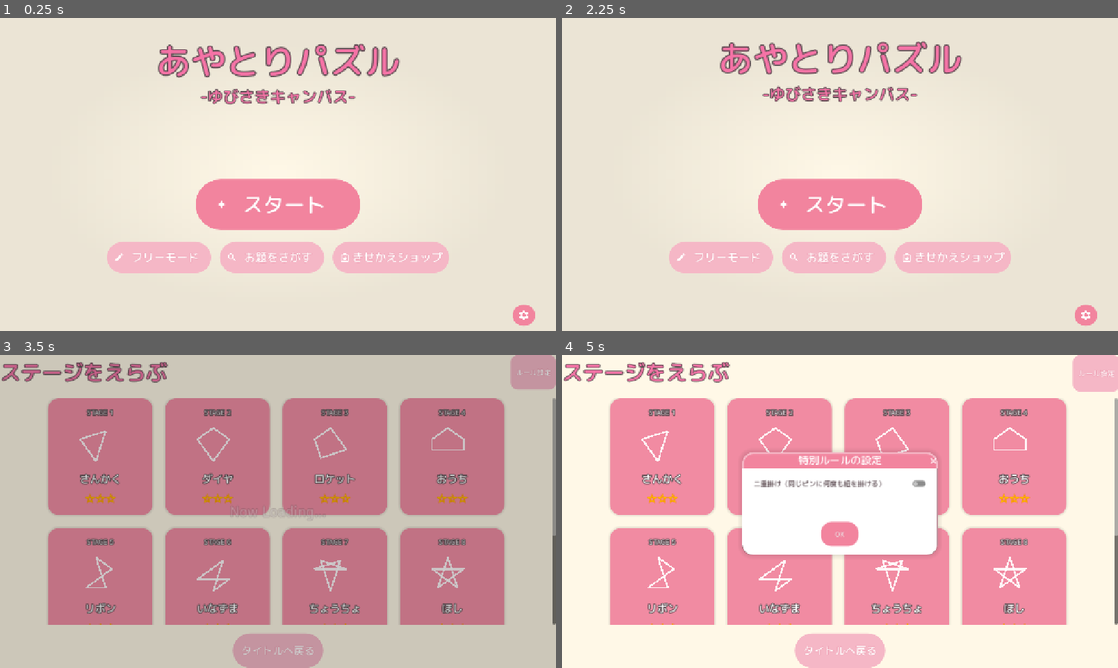
Above: before the commit, frames 1-4 (two rows, left to right).
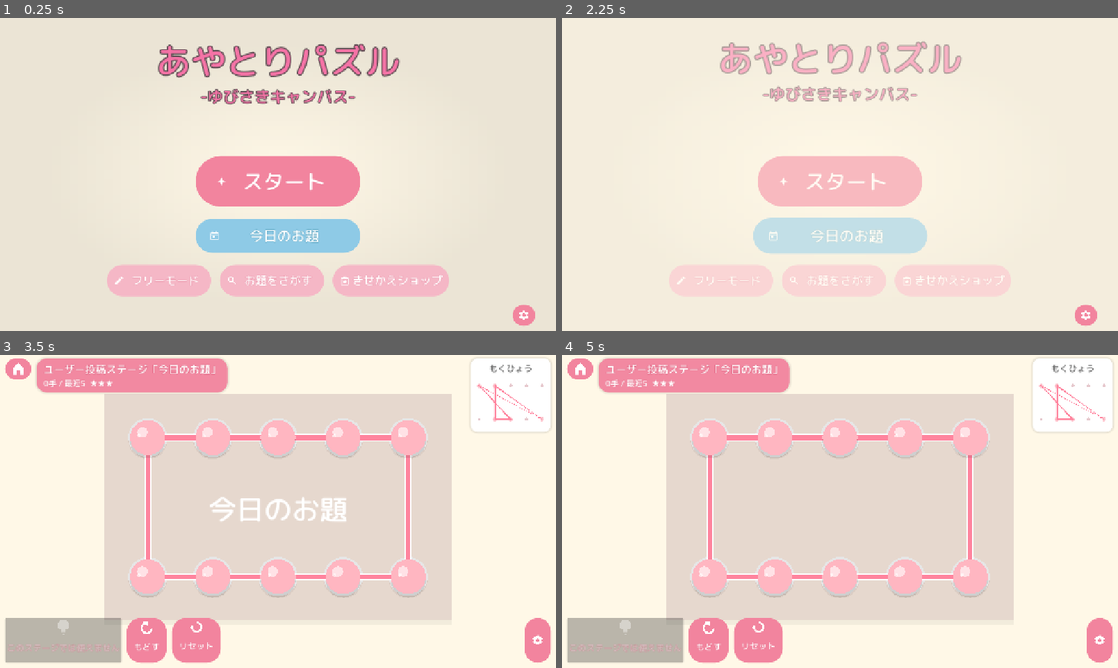
Above: after the commit, the same moments.

Repository: Omezi42/ayatori
Game: Godot game, scene res://scenes/Title.tscn
Two runs of this game, one before a commit and one after it. Both use one fixed random seed, a clock stepped at 60 frames per second and the inputs below.
Inputs (mouse positions are in pixels of both pictures, inside the frame that each line leads up to):
- Up to frame 1 (0.25 s): no input
- Up to frame 2 (2.25 s): click "フリーモード" at 0.5 s; click (578, 30) at 1.27 s; click (840, 237) at 2 s, where only the run after the commit has a clickable "今日のお題"
- Up to frame 3 (3.5 s): click (278, 542) at 2.75 s, where only the run before the commit has a clickable "スタート"
- Up to frame 4 (5 s): click (840, 649) at 3.5 s, where only the run before the commit has a clickable "タイトルへ戻る"; click (1095, 373) at 4.25 s, where only the run before the commit has a clickable "ルール設定"

The runs differ from the first frame. In frame 1, 14% of the frame differs, in the area x 19-81%, y 44-90%; in frame 2, 16%; in frame 3, 97%, in the area x 0-100%, y 0-100%; in frame 4, 68%.

Commit message:
Remove optimal_moves and move daily button to main UI
Remove 'optimal_moves' field from all level configurations in LevelManager.gd, as this data is now calculated dynamically. Relocate the 'Daily Challenge' button from the settings submenu to the main button container for better UX prominence.

Diff:
--- a/scenes/Title.tscn
+++ b/scenes/Title.tscn
@@ -74,6 +74,13 @@
 theme_override_font_sizes/font_size = 48
 text = "スタート"
 
+[node name="DailyButton" type="Button" parent="ButtonContainer"]
+custom_minimum_size = Vector2(380, 72)
+layout_mode = 2
+size_flags_horizontal = 4
+theme_override_font_sizes/font_size = 36
+text = "今日のお題"
+
 [node name="SubMenu" type="HBoxContainer" parent="ButtonContainer"]
 layout_mode = 2
 size_flags_horizontal = 4
--- a/scripts/LevelManager.gd
+++ b/scripts/LevelManager.gd
@@ -58,38 +58,38 @@
 
 	if GameSave and GameSave.has_rule("multi_loop"):
 		level_configs = [
-			{"name": "ふたごやま", "target": [0, 4, 8, 0, 5, 9], "layout_id": 2, "optimal_moves": 3},
-			{"name": "ダブルトライアングル", "target": [5, 2, 8, 5, 4, 6], "layout_id": 0, "optimal_moves": 5},
-			{"name": "砂時計", "target": [0, 1, 2, 3, 0, 9, 8, 7], "layout_id": 0, "optimal_moves": 7},
-			{"name": "メガネ", "target": [2, 1, 0, 9, 2, 3, 5, 8], "layout_id": 0, "optimal_moves": 6},
-			{"name": "クリスタル", "target": [0, 2, 5, 8, 0, 3, 5, 7], "layout_id": 0, "optimal_moves": 6},
-			{"name": "クローバー", "target": [5, 4, 6, 5, 2, 8, 5, 0, 9], "layout_id": 0, "optimal_moves": 4},
-			{"name": "クラウン", "target": [1, 0, 9, 1, 2, 5, 8, 9, 5], "layout_id": 0, "optimal_moves": 6},
-			{"name": "かざぐるま", "target": [5, 1, 2, 5, 3, 4, 5, 6, 7, 5, 8, 9], "layout_id": 0, "optimal_moves": 8},
-			{"name": "メビウス", "target": [0, 1, 5, 8, 9, 0, 2, 5, 7, 9], "layout_id": 0, "optimal_moves": 8},
-			{"name": "タリスマン", "target": [5, 0, 2, 4, 5, 6, 8, 9, 1, 5, 3, 7], "layout_id": 0, "optimal_moves": 10},
-			{"name": "ギャラクシー", "target": [0, 4, 8, 2, 6, 0, 5, 9, 3, 7, 1, 5], "layout_id": 0, "optimal_moves": 11},
-			{"name": "スパイダー", "target": [0, 5, 1, 6, 2, 7, 3, 8, 4, 9, 0, 3, 6, 9], "layout_id": 0, "optimal_moves": 12}
+			{"name": "ふたごやま", "target": [0, 4, 8, 0, 5, 9], "layout_id": 2},
+			{"name": "ダブルトライアングル", "target": [5, 2, 8, 5, 4, 6], "layout_id": 0},
+			{"name": "砂時計", "target": [0, 1, 2, 3, 0, 9, 8, 7], "layout_id": 0},
+			{"name": "メガネ", "target": [2, 1, 0, 9, 2, 3, 5, 8], "layout_id": 0},
+			{"name": "クリスタル", "target": [0, 2, 5, 8, 0, 3, 5, 7], "layout_id": 0},
+			{"name": "クローバー", "target": [5, 4, 6, 5, 2, 8, 5, 0, 9], "layout_id": 0},
+			{"name": "クラウン", "target": [1, 0, 9, 1, 2, 5, 8, 9, 5], "layout_id": 0},
+			{"name": "かざぐるま", "target": [5, 1, 2, 5, 3, 4, 5, 6, 7, 5, 8, 9], "layout_id": 0},
+			{"name": "メビウス", "target": [0, 1, 5, 8, 9, 0, 2, 5, 7, 9], "layout_id": 0},
+			{"name": "タリスマン", "target": [5, 0, 2, 4, 5, 6, 8, 9, 1, 5, 3, 7], "layout_id": 0},
+			{"name": "ギャラクシー", "target": [0, 4, 8, 2, 6, 0, 5, 9, 3, 7, 1, 5], "layout_id": 0},
+			{"name": "スパイダー", "target": [0, 5, 1, 6, 2, 7, 3, 8, 4, 9, 0, 3, 6, 9], "layout_id": 0}
 		]
 	else:
 		level_configs = [
 			# === 入門 (円形レイアウト / 3-4要素) ===
-			{"name": "さんかく", "target": [1, 5, 8], "layout_id": 0, "optimal_moves": 5},
-			{"name": "リボン", "target": [0, 4, 6, 2], "layout_id": 0, "optimal_moves": 4},
-			{"name": "ダイヤ", "target": [0, 2, 5, 8], "layout_id": 0, "optimal_moves": 4},
+			{"name": "さんかく", "target": [1, 5, 8], "layout_id": 0},
+			{"name": "リボン", "target": [0, 4, 6, 2], "layout_id": 0},
+			{"name": "ダイヤ", "target": [0, 2, 5, 8], "layout_id": 0},
 			# === 初級 (円形レイアウト / 4-5要素) ===
-			{"name": "いなずま", "target": [1, 7, 3, 5], "layout_id": 0, "optimal_moves": 6},
-			{"name": "ロケット", "target": [0, 3, 6, 8], "layout_id": 0, "optimal_moves": 6},
+			{"name": "いなずま", "target": [1, 7, 3, 5], "layout_id": 0},
+			{"name": "ロケット", "target": [0, 3, 6, 8], "layout_id": 0},
 			# === 中級 (円形レイアウト / 5要素) ===
-			{"name": "ちょうちょ", "target": [1, 5, 9, 2, 8], "layout_id": 0, "optimal_moves": 5},
-			{"name": "ほし", "target": [0, 6, 2, 8, 4], "layout_id": 0, "optimal_moves": 5},
-			{"name": "おうち", "target": [0, 2, 3, 7, 8], "layout_id": 0, "optimal_moves": 7},
+			{"name": "ちょうちょ", "target": [1, 5, 9, 2, 8], "layout_id": 0},
+			{"name": "ほし", "target": [0, 6, 2, 8, 4], "layout_id": 0},
+			{"name": "おうち", "target": [0, 2, 3, 7, 8], "layout_id": 0},
 			# === 上級 (円形レイアウト / 多要素) ===
-			{"name": "フラワー", "target": [1, 4, 6, 9, 2, 7, 5, 8, 3, 0], "layout_id": 0, "optimal_moves": 8},
+			{"name": "フラワー", "target": [1, 4, 6, 9, 2, 7, 5, 8, 3, 0], "layout_id": 0},
 			# === ピラミッドレイアウト ===
-			{"name": "ピラミッド-1", "target": [3, 9, 0, 1], "layout_id": 2, "optimal_moves": 4},
-			{"name": "ピラミッド-2", "target": [0, 3, 5, 6, 8], "layout_id": 2, "optimal_moves": 5},
-			{"name": "ピラミッド-3", "target": [8, 4, 7, 5, 3, 0, 9, 2, 1], "layout_id": 2, "optimal_moves": 7}
+			{"name": "ピラミッド-1", "target": [3, 9, 0, 1], "layout_id": 2},
+			{"name": "ピラミッド-2", "target": [0, 3, 5, 6, 8], "layout_id": 2},
+			{"name": "ピラミッド-3", "target": [8, 4, 7, 5, 3, 0, 9, 2, 1], "layout_id": 2}
 		]
 
 	# 最短手数の再計算と難易度スコアリング
--- a/scripts/Title.gd
+++ b/scripts/Title.gd
@@ -59,8 +59,25 @@
 		shop_btn.icon = load("res://assets/ic_shop.svg")
 		shop_btn.add_theme_constant_override("icon_max_width", 24)
 
+	# 今日のお題ボタン（メインメニュー配置）
+	var daily_btn = $ButtonContainer/DailyButton
+	var daily_normal = ThemeConfig.create_button_style(ThemeConfig.ACCENT, 6)
+	daily_normal.content_margin_top = 16
+	daily_normal.content_margin_bottom = 16
+	daily_normal.content_margin_left = 32
+	daily_normal.content_margin_right = 32
+	var daily_pressed = ThemeConfig.create_pressed_style(ThemeConfig.ACCENT)
+	daily_pressed.content_margin_left = 32
+	daily_pressed.content_margin_right = 32
+	ThemeConfig.apply_button_theme(daily_btn, daily_normal, daily_pressed)
+	daily_btn.add_theme_font_size_override("font_size", 32)
+	daily_btn.icon = load("res://assets/ic_calendar.svg")
+	daily_btn.add_theme_constant_override("icon_max_width", 28)
+	daily_btn.add_theme_color_override("font_outline_color", Color(0.3, 0.6, 0.7, 0.8))
+	daily_btn.pressed.connect(_on_daily_pressed)
+
 	# 4. ボタンアニメーション設定
-	for btn in [start_btn, create_btn, search_btn, shop_btn]:
+	for btn in [start_btn, daily_btn, create_btn, search_btn, shop_btn]:
 		if btn:
 			ThemeConfig.setup_button_animations(btn)
 
@@ -171,27 +188,6 @@
 	var sep1 = HSeparator.new()
 	set_vbox.add_child(sep1)
 
-	# 今日のお題（設定内に統合・SVGアイコン使用）
-	var daily_btn = Button.new()
-	daily_btn.text = " 今日のお題"
-	daily_btn.icon = load("res://assets/ic_calendar.svg")
-	daily_btn.add_theme_constant_override("icon_max_width", 24)
-	daily_btn.add_theme_font_size_override("font_size", ThemeConfig.FONT_BODY)
-	daily_btn.custom_minimum_size = ThemeConfig.MIN_TAP_SIZE
-	var daily_normal = ThemeConfig.create_button_style(ThemeConfig.ACCENT, 4)
-	daily_normal.content_margin_left = 16
-	daily_normal.content_margin_right = 16
-	daily_normal.content_margin_top = 8
-	daily_normal.content_margin_bottom = 8
-	var daily_pressed = daily_normal.duplicate()
-	daily_pressed.content_margin_top += 4
-	daily_pressed.content_margin_bottom -= 4
-	ThemeConfig.apply_button_theme(daily_btn, daily_normal, daily_pressed)
-	daily_btn.add_theme_color_override("font_outline_color", Color(0.3, 0.6, 0.7, 0.8))
-	daily_btn.pressed.connect(_on_daily_pressed)
-	ThemeConfig.setup_button_animations(daily_btn)
-	set_vbox.add_child(daily_btn)
-
 
 
 	add_child(settings_panel)
@@ -265,6 +261,19 @@
 		var btn = $ButtonContainer/SubMenu.get_node_or_null(btn_name) as Button
 		if btn:
 			ThemeConfig.apply_button_theme(btn, secondary_normal, secondary_pressed)
+
+	var daily_btn = $ButtonContainer.get_node_or_null("DailyButton") as Button
+	if daily_btn:
+		var daily_normal = ThemeConfig.create_button_style(ThemeConfig.ACCENT, 6)
+		daily_normal.content_margin_top = 16
+		daily_normal.content_margin_bottom = 16
+		daily_normal.content_margin_left = 32
+		daily_normal.content_margin_right = 32
+		var daily_pressed = ThemeConfig.create_pressed_style(ThemeConfig.ACCENT)
+		daily_pressed.content_margin_left = 32
+		daily_pressed.content_margin_right = 32
+		ThemeConfig.apply_button_theme(daily_btn, daily_normal, daily_pressed)
+		daily_btn.add_theme_color_override("font_outline_color", Color(0.3, 0.6, 0.7, 0.8))
 
 	if settings_btn:
 		var btn_normal = ThemeConfig.create_button_style(ThemeConfig.PRIMARY, 4, ThemeConfig.RADIUS_XL)
Not shown, changed: ayatori.html
Not shown, changed: ayatori.pck
Not shown, added: replace.py
